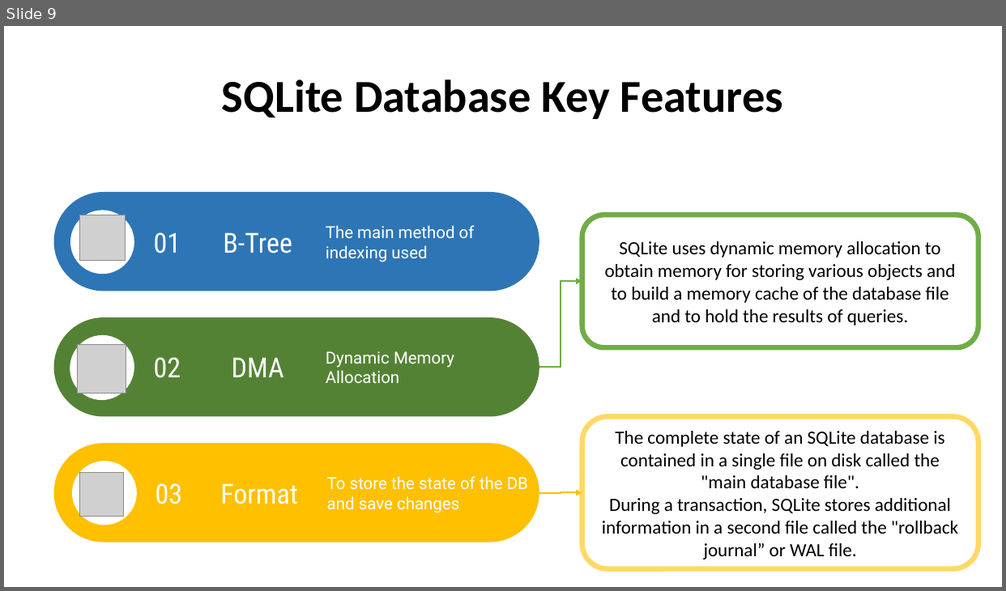
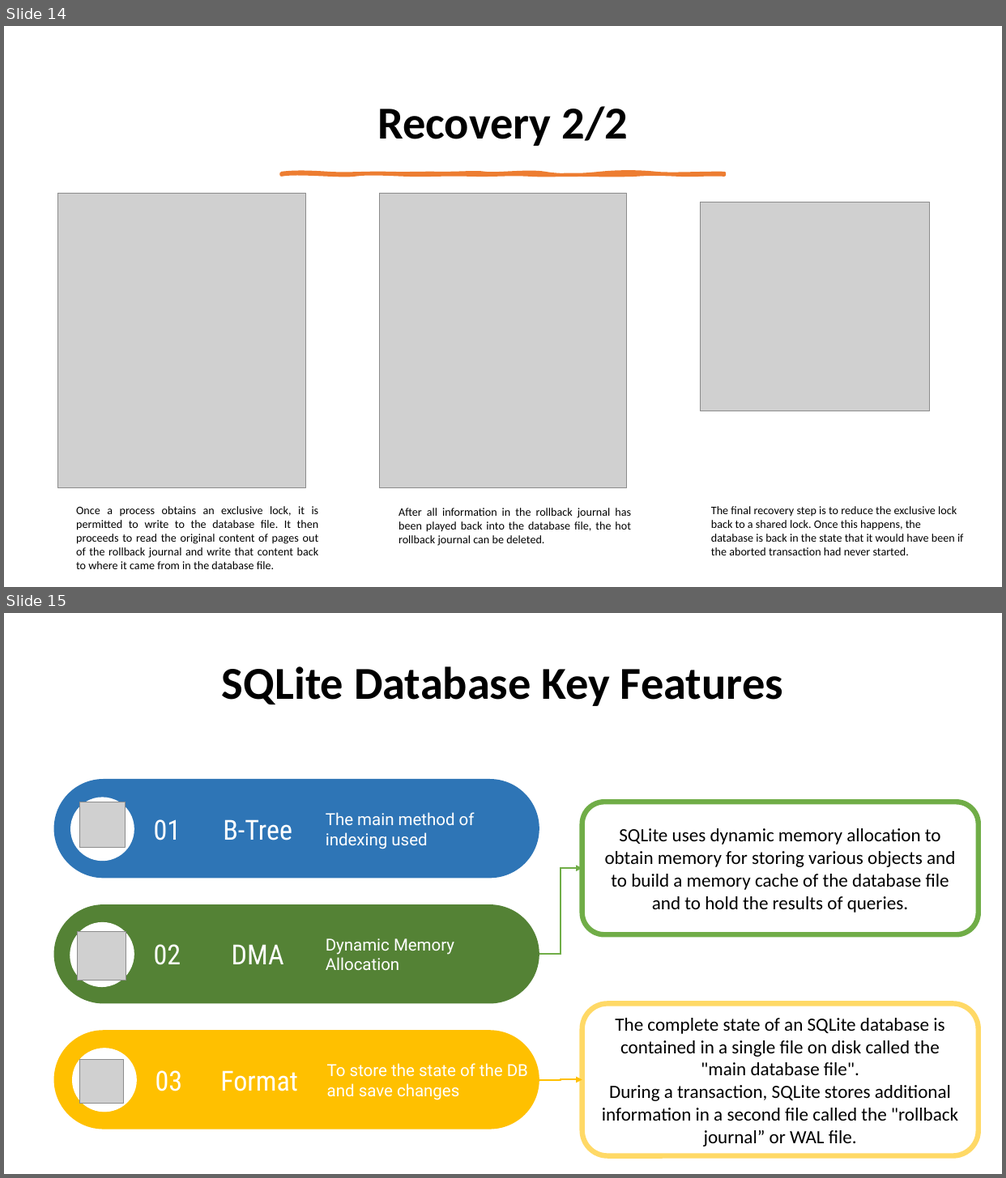
Before and after one commit to AntonioPirani/SQLiteProject, a slide deck: Presentation.pptx. Shown one above the other, each under a label of ours: slide 9 before the commit, slides 14 and 15 after it. The pictures are 1006x591 and 1006x1178 pixels, drawn with LibreOffice and Linux fonts; fonts in the diff are those of the drawing; grey boxes stand for pictures. Boxes give left, top, right and bottom in pixels: in the first picture for what was removed or moved away, otherwise in the second. Text is boxed around its words. In the diff, an @@ line names an element or a change of style, - is before the commit and + after.

Commit message:
added acid, recovery and optimization part

```diff
--- a/Presentation.pptx
+++ b/Presentation.pptx
@@ slide 14 added at (4, 26, 1002, 587), background #FFFFFF @@
@@ text added at (377, 106, 627, 146), 44 pt, text #000000, bold @@
+Recovery 2/2
@@ picture added at (58, 194, 305, 489) @@
@@ freeform shape added at (282, 173, 725, 175), fill #ED7D31, outline #ED7D31 3.25 pt @@
@@ picture added at (379, 194, 627, 489) @@
@@ picture added at (701, 202, 929, 412) @@
@@ text added at (76, 506, 319, 570), 11 pt, text #000000 @@
+Once a process obtains an exclusive lock, it is permitted to write to the database file. It then proceeds to read the original content of pages out of the rollback journal and write that content back to where it came from in the database file.
@@ text added at (398, 508, 631, 546), 11 pt, text #000000 @@
+After all information in the rollback journal has been played back into the database file, the hot rollback journal can be deleted.
@@ text added at (711, 506, 964, 556), 11 pt, text #000000 @@
+The final recovery step is to reduce the exclusive lock back to a shared lock. Once this happens, the database is back in the state that it would have been if the aborted transaction had never started.
@@ what was slide 9 is now slide 15 @@
```
Also in this commit, not shown: 5 other slides added.
